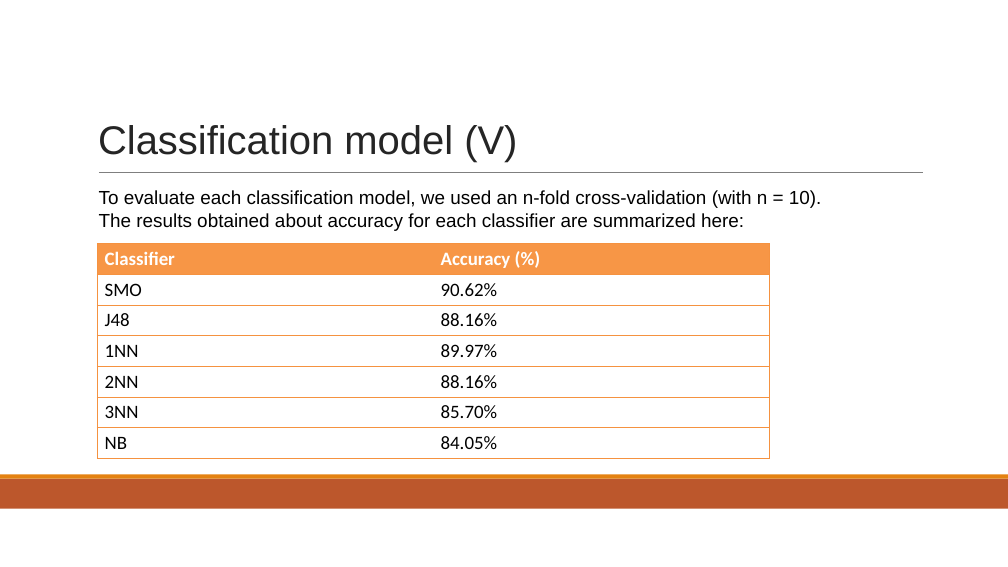
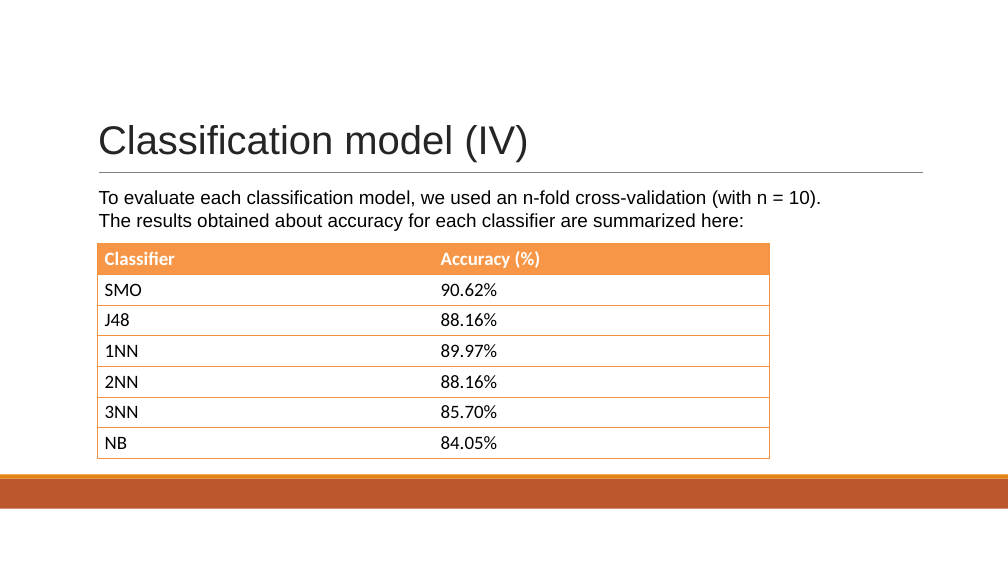
Before and after one commit to Geghi/DMML-Project, a slide deck: slide 12 of documentation/presentazione/presentazione.pptx (slide 11 before the commit). Drawn at 1008x567 pixels with LibreOffice and Linux fonts; fonts in the diff are those of the drawing. Boxes give left, top, right and bottom in pixels: in the first picture for what was removed or moved away, otherwise in the second. Text is boxed around its words. In the diff, an @@ line names an element or a change of style, - is before the commit and + after.

```diff
--- a/documentation/presentazione/presentazione.pptx
+++ b/documentation/presentazione/presentazione.pptx
@@ title at (98,125,528,162): text changed @@
-Classification model (V)
+Classification model (IV)
```
Also in this commit, not shown: 12 other slides changed, 3 slides added, 1 slide removed, 1 other file.
